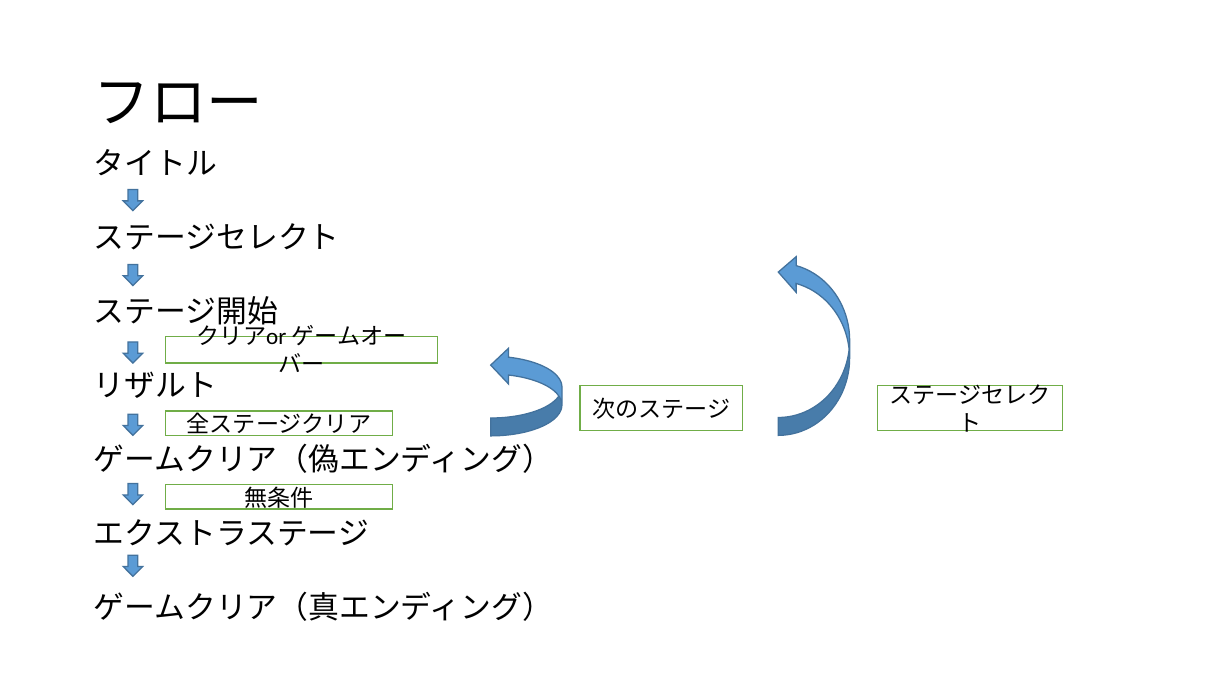
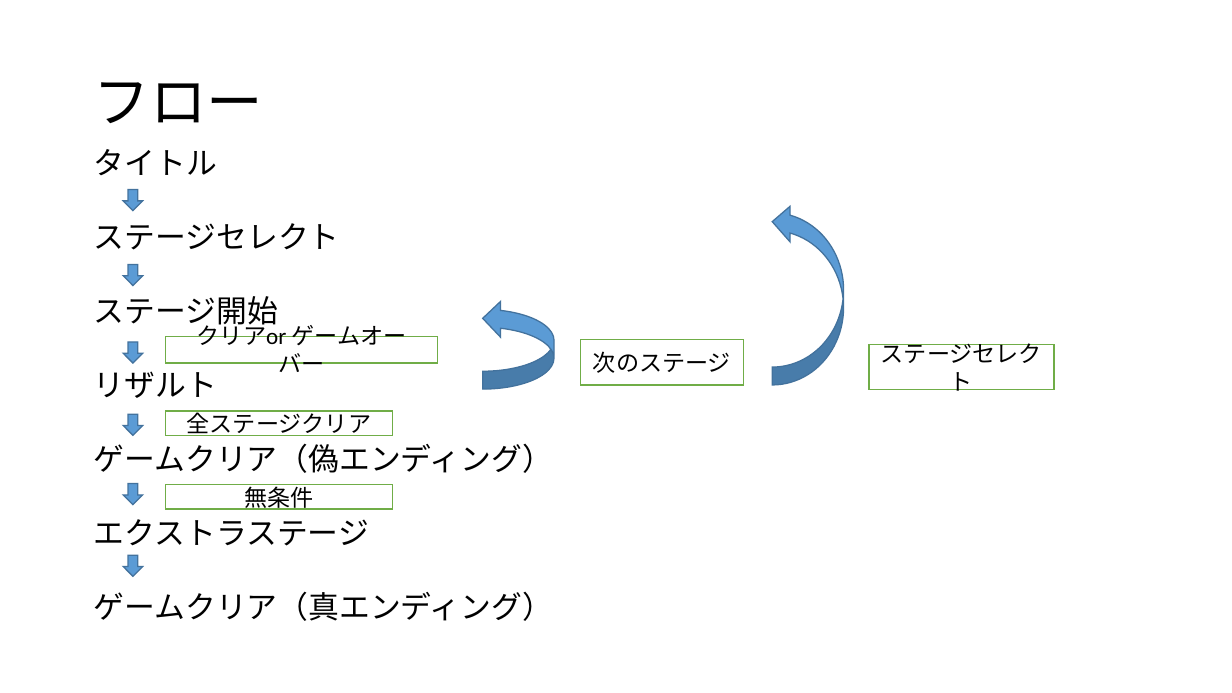
Before and after one commit to yuusei1113k/FatmanHerosTmp, a slide deck: slide 3 of システム詳細.pptx (slide 2 before the commit). Drawn at 1232x693 pixels with LibreOffice and Linux fonts; fonts in the diff are those of the drawing. Boxes give left, top, right and bottom in pixels: in the first picture for what was removed or moved away, otherwise in the second. Text is boxed around its words. In the diff, an @@ line names an element or a change of style, - is before the commit and + after.

```diff
--- a/システム詳細.pptx
+++ b/システム詳細.pptx
@@ curved right arrow moved from (x1=778, y1=254, x2=849, y2=435) to (x1=773, y1=204, x2=844, y2=385) @@
@@ curved right arrow moved from (x1=491, y1=348, x2=562, y2=436) to (x1=482, y1=300, x2=554, y2=389) @@
@@ rectangle "次のステージ" moved from (x1=580, y1=385, x2=743, y2=431) to (x1=581, y1=339, x2=744, y2=384) @@
@@ rectangle "ステージセレクト" moved from (x1=878, y1=385, x2=1063, y2=431) to (x1=869, y1=345, x2=1054, y2=390) @@
```
Also in this commit, not shown: 6 other slides changed, 7 slides added.
